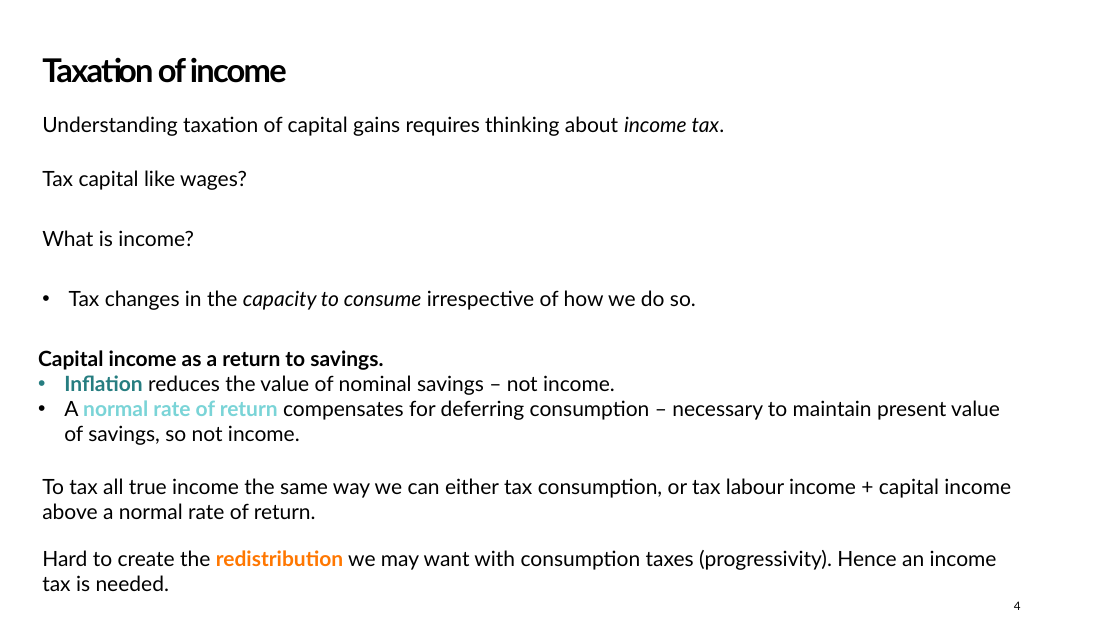
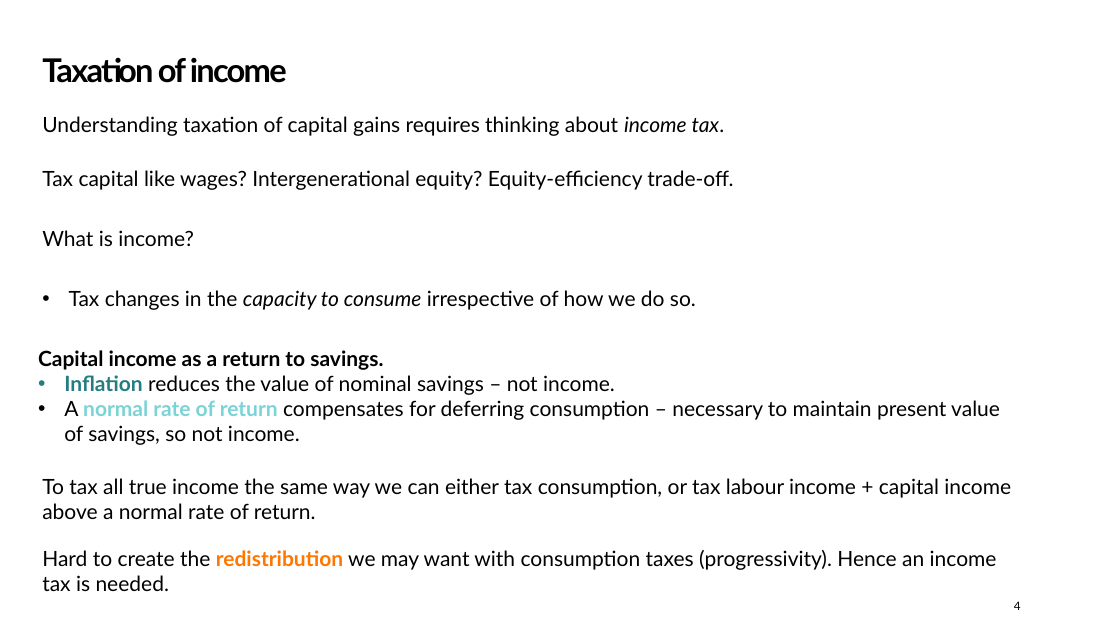
Before and after one commit to Zjub/TVHENZ, a slide deck: slide 4 of e61 Projects/Presentations/QETA Post-Budget 2026.pptx. Drawn at 1120x630 pixels with LibreOffice and Linux fonts; fonts in the diff are those of the drawing; background and template pictures are left out. Boxes give left, top, right and bottom in pixels: in the first picture for what was removed or moved away, otherwise in the second. Text is boxed around its words. In the diff, an @@ line names an element or a change of style, - is before the commit and + after.

```diff
--- a/e61 Projects/Presentations/QETA Post-Budget 2026.pptx
+++ b/e61 Projects/Presentations/QETA Post-Budget 2026.pptx
@@ text at bbox=[42, 170, 733, 190]: text changed @@
-Tax capital like wages?
+Tax capital like wages? Intergenerational equity? Equity-efficiency trade-off.
```
Also in this commit, not shown: 3 other slides changed, 5 other files.
